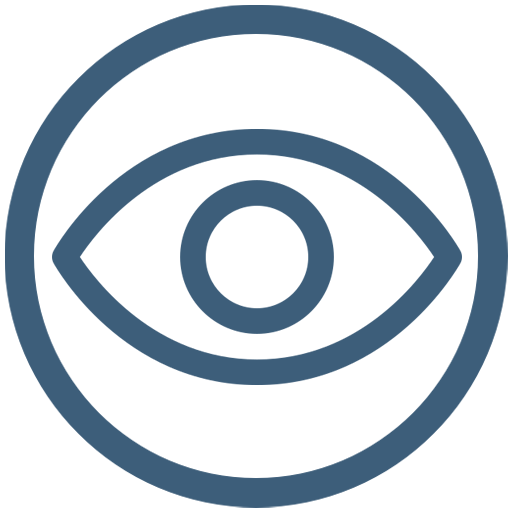
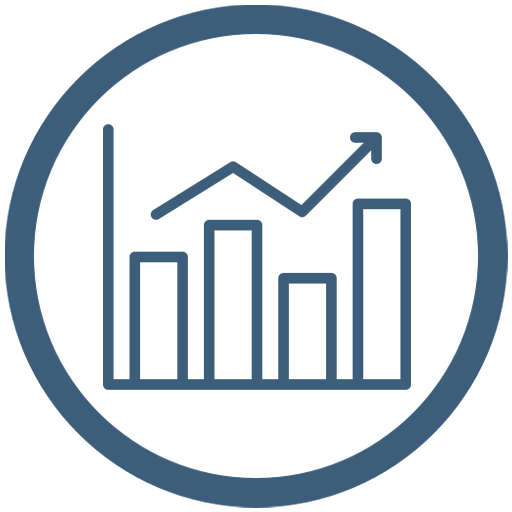
Layers edited between the first and the second (512, 512) image:
hid "show" over [52, 129, 462, 385]
added layer "bar-chart" above "file" over [103, 124, 411, 390]
